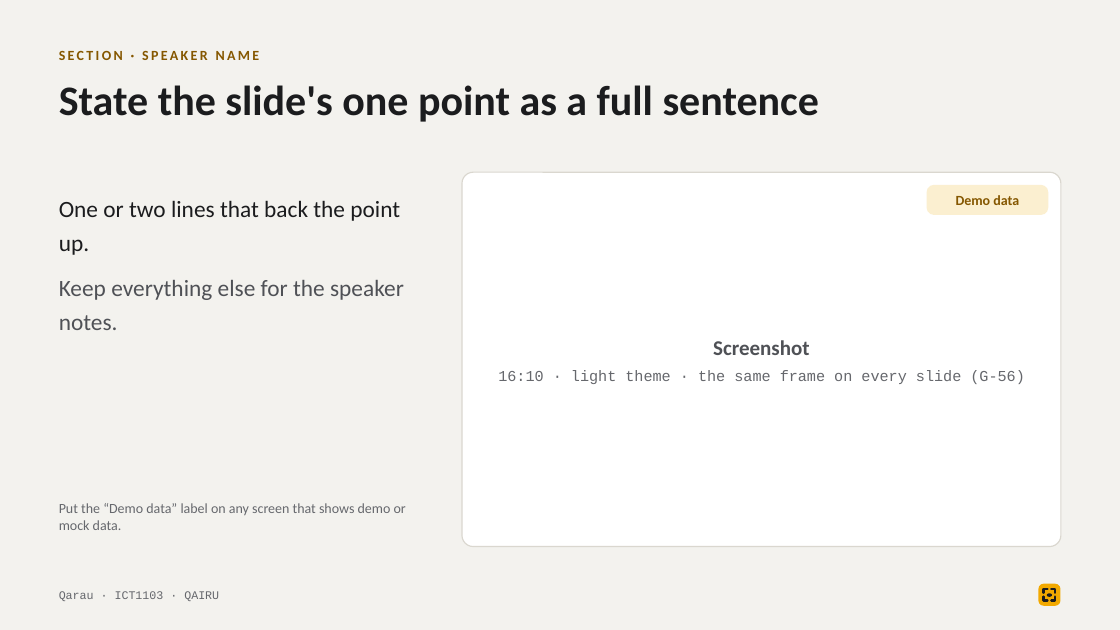
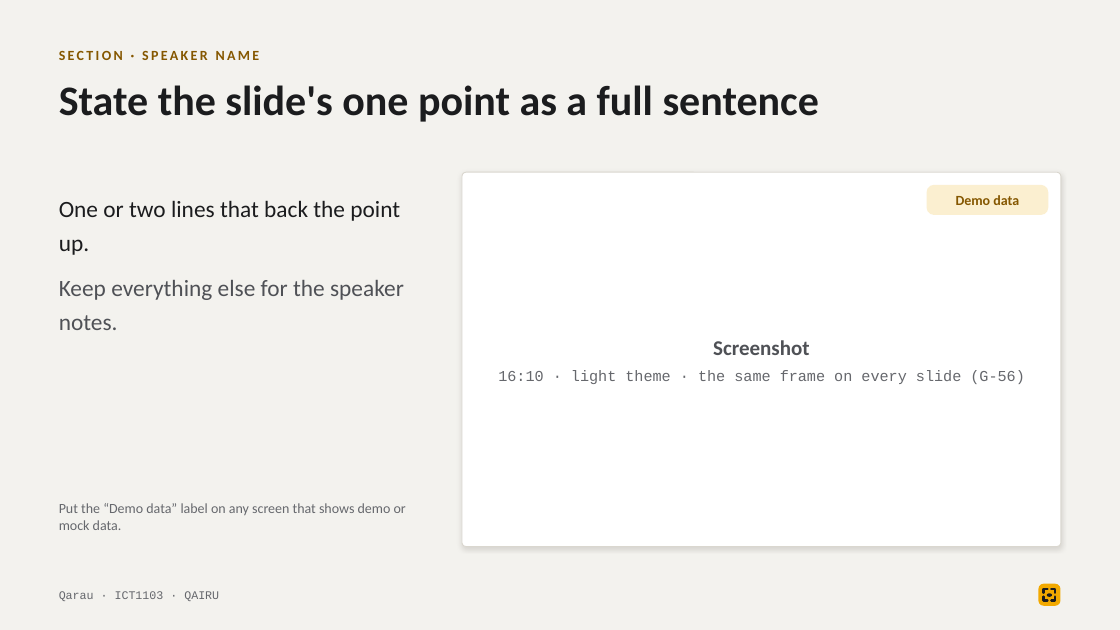
Before and after one commit to tairqaldy/jolscan-ict-final-1st-trimester, a slide deck: slide 4 of docs/design/slide-template/qarau-slide-template.pptx. Drawn at 1120x630 pixels with LibreOffice and Linux fonts; fonts in the diff are those of the drawing. Boxes give left, top, right and bottom in pixels: in the first picture for what was removed or moved away, otherwise in the second. Text is boxed around its words. In the diff, an @@ line names an element or a change of style, - is before the commit and + after.

```diff
--- a/docs/design/slide-template/qarau-slide-template.pptx
+++ b/docs/design/slide-template/qarau-slide-template.pptx
@@ rounded rectangle at (462, 172, 1061, 547): outline #DAD7CF 1 pt to #DAD7CF 0.75 pt; shadow on; proportions changed @@
```
Also in this commit, not shown: 1 slide added, 2 other files.
